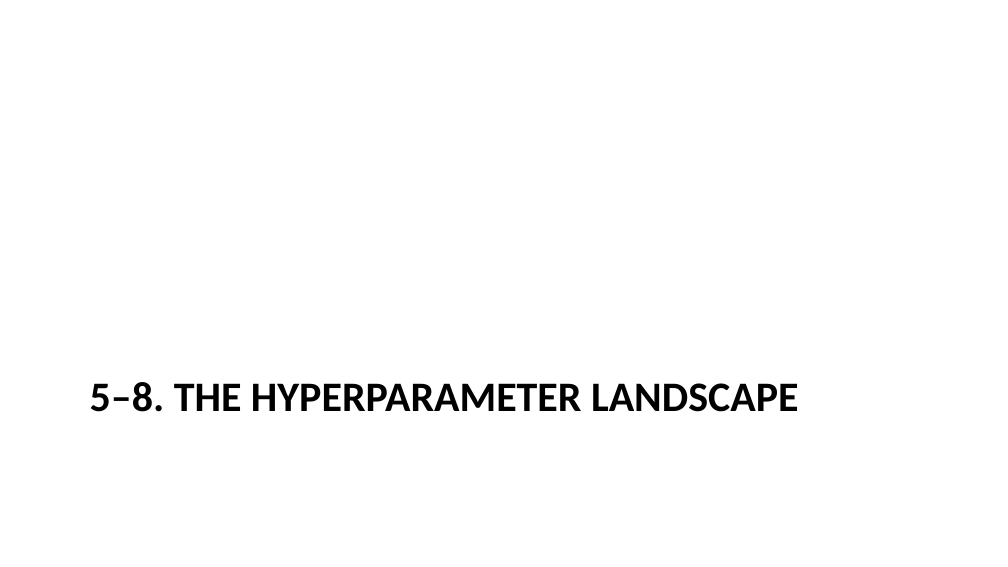
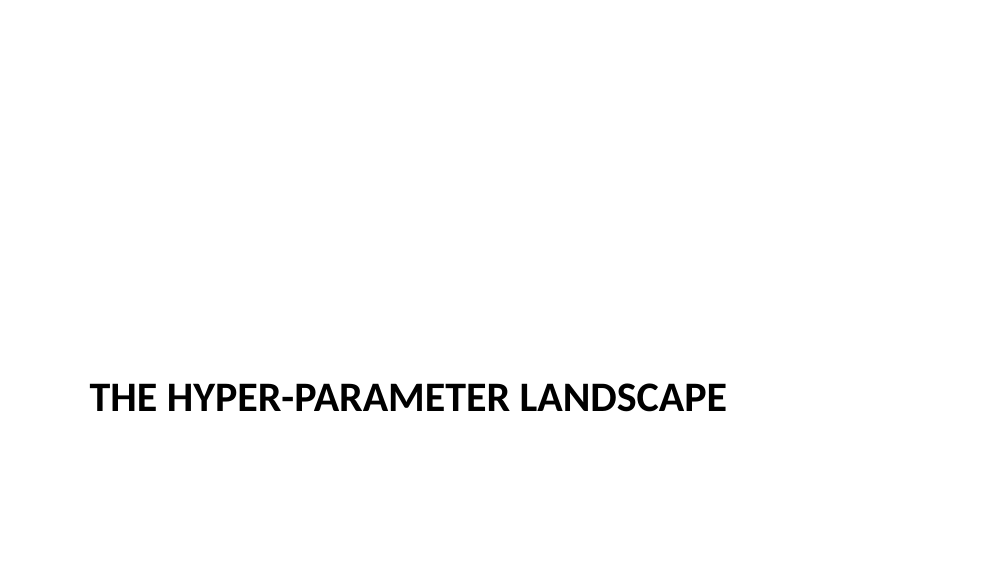
Before and after one commit to pauldubois98/AdcancedTopicsDataScience2026, a slide deck: slide 29 of Course03/slides.pptx. Drawn at 1008x567 pixels with LibreOffice and Linux fonts; fonts in the diff are those of the drawing. Boxes give left, top, right and bottom in pixels: in the first picture for what was removed or moved away, otherwise in the second. Text is boxed around its words. In the diff, an @@ line names an element or a change of style, - is before the commit and + after.

```diff
--- a/Course03/slides.pptx
+++ b/Course03/slides.pptx
@@ title at [90, 383, 727, 412]: text changed @@
-5–8. THE HYPERPARAMETER LANDSCAPE
+THE HYPER-PARAMETER LANDSCAPE
```
Also in this commit, not shown: 26 other slides changed, 28 slides added, 15 slides removed, 1 other file.
